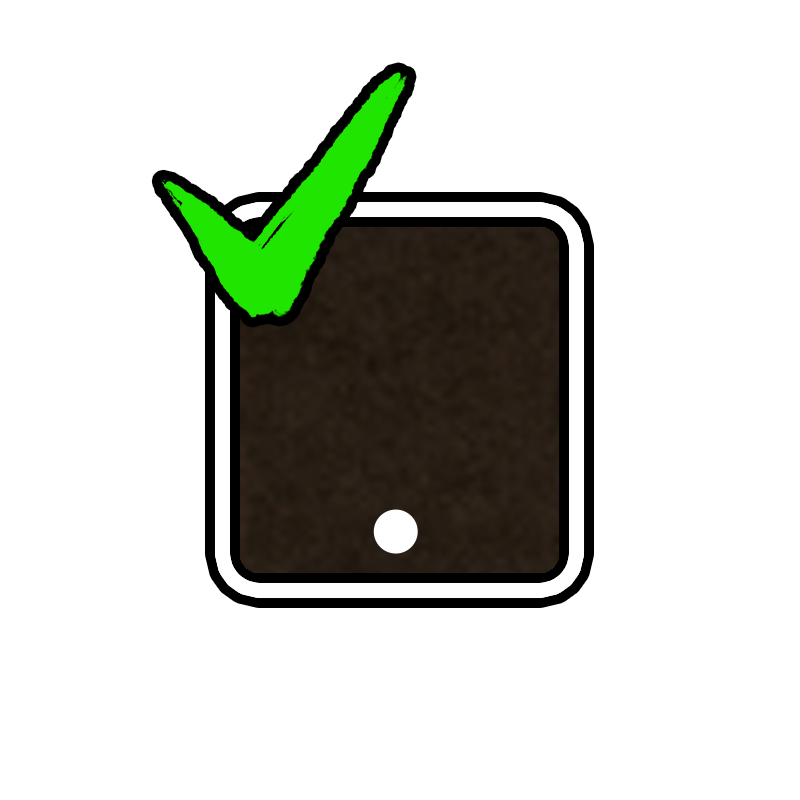
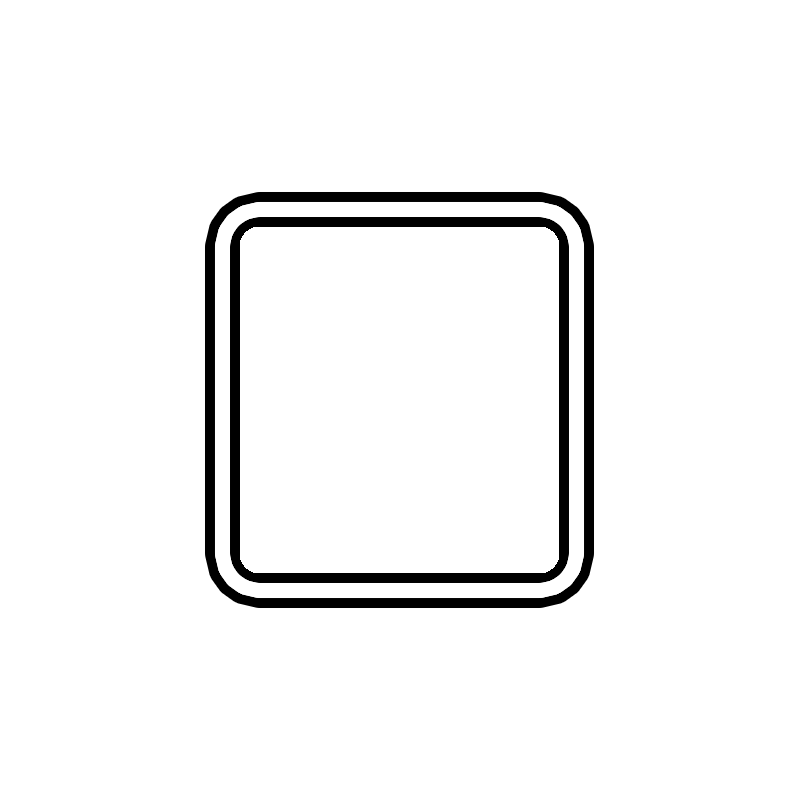
Layer changes from the first 800×800 image to the second:
hid "check" over [161, 72, 407, 318]
hid "사각형 1" over [232, 222, 559, 573]
showed "background", moved it into group "그룹 1" over [204, 191, 559, 573]
